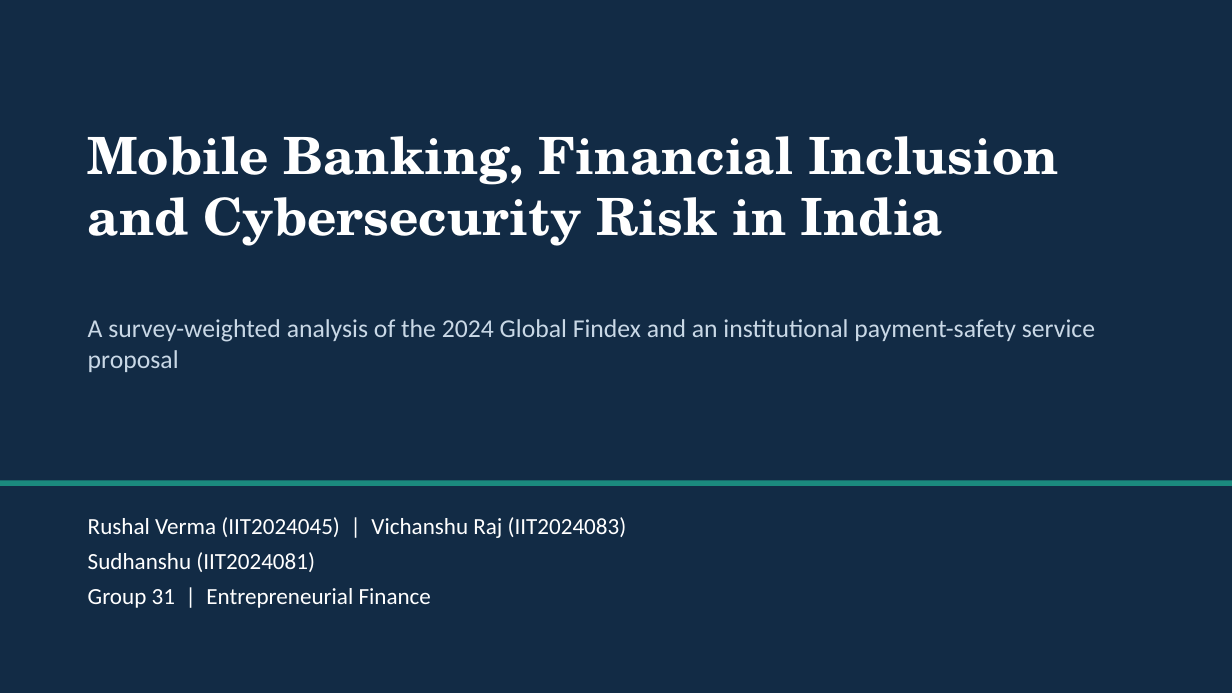
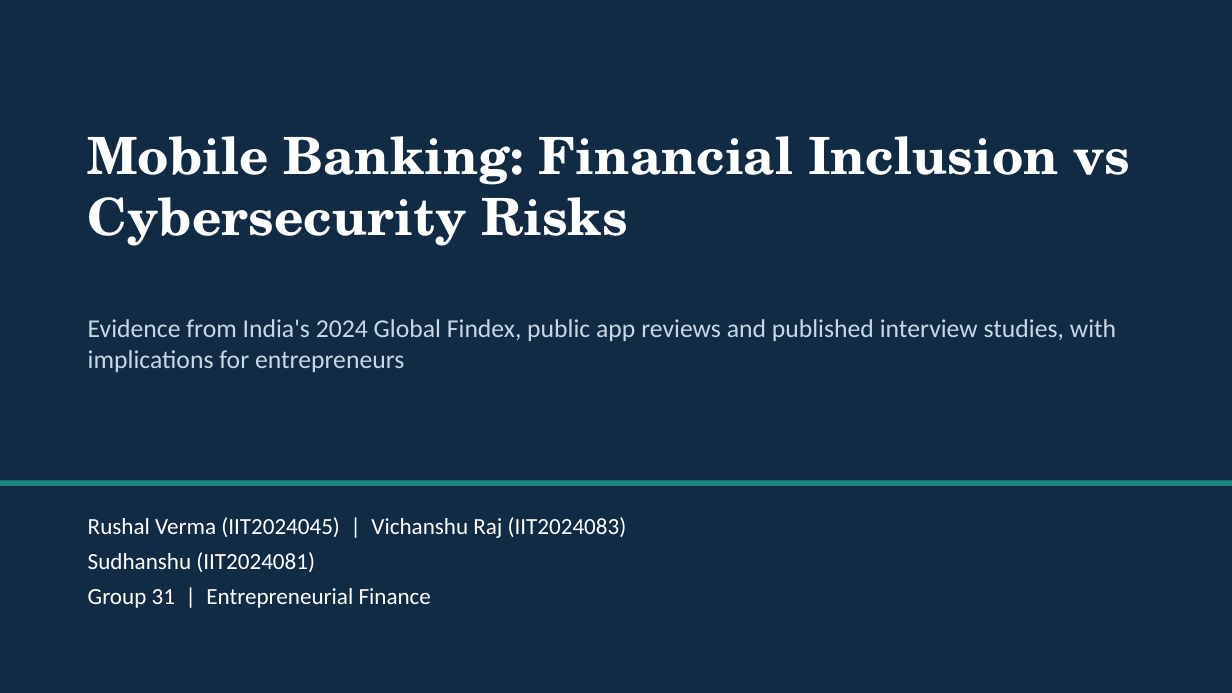
Before and after one commit to sahsudhanshu/EF, a slide deck: slide 1 of Group_31/slides/Group_31_Presentation_Final.pptx. Drawn at 1232x693 pixels with LibreOffice and Linux fonts; fonts in the diff are those of the drawing. Boxes give left, top, right and bottom in pixels: in the first picture for what was removed or moved away, otherwise in the second. Text is boxed around its words. In the diff, an @@ line names an element or a change of style, - is before the commit and + after.

```diff
--- a/Group_31/slides/Group_31_Presentation_Final.pptx
+++ b/Group_31/slides/Group_31_Presentation_Final.pptx
@@ text at (88,136,1130,246): text changed @@
-Mobile Banking, Financial Inclusion and Cybersecurity Risk in India
+Mobile Banking: Financial Inclusion vs Cybersecurity Risks
@@ text at (88,319,1116,372): text changed @@
-A survey-weighted analysis of the 2024 Global Findex and an institutional payment-safety service proposal
+Evidence from India's 2024 Global Findex, public app reviews and published interview studies, with implications for entrepreneurs
```
Also in this commit, not shown: 11 other slides changed, 2 slides added, 37 other files.
